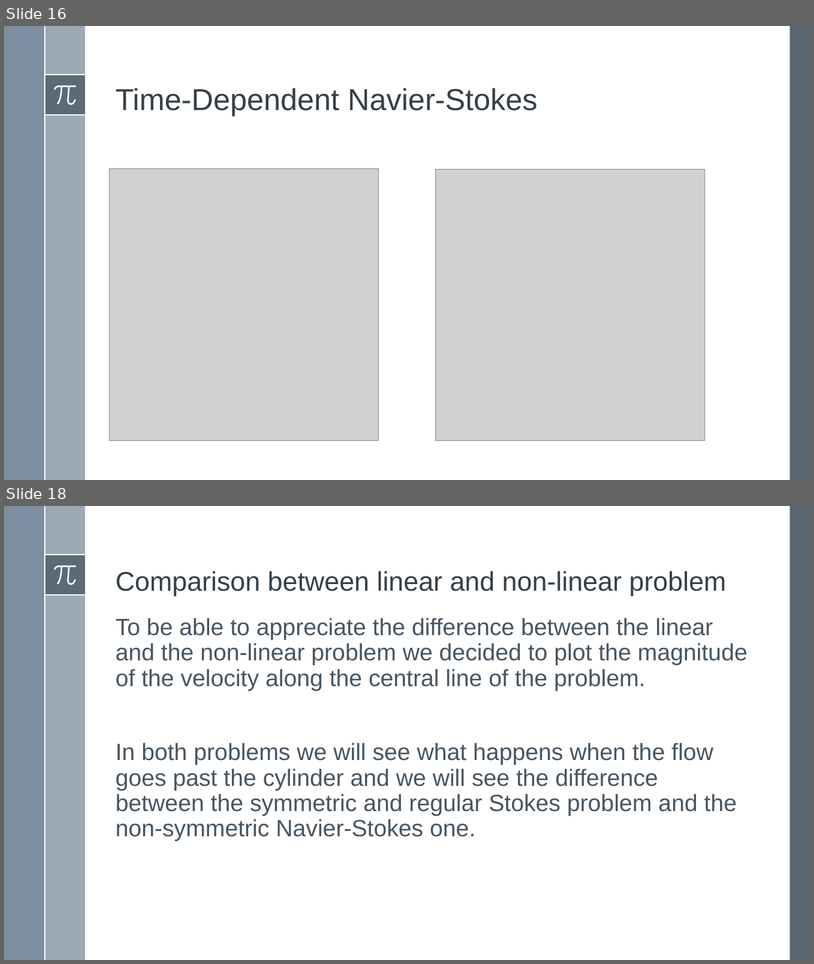
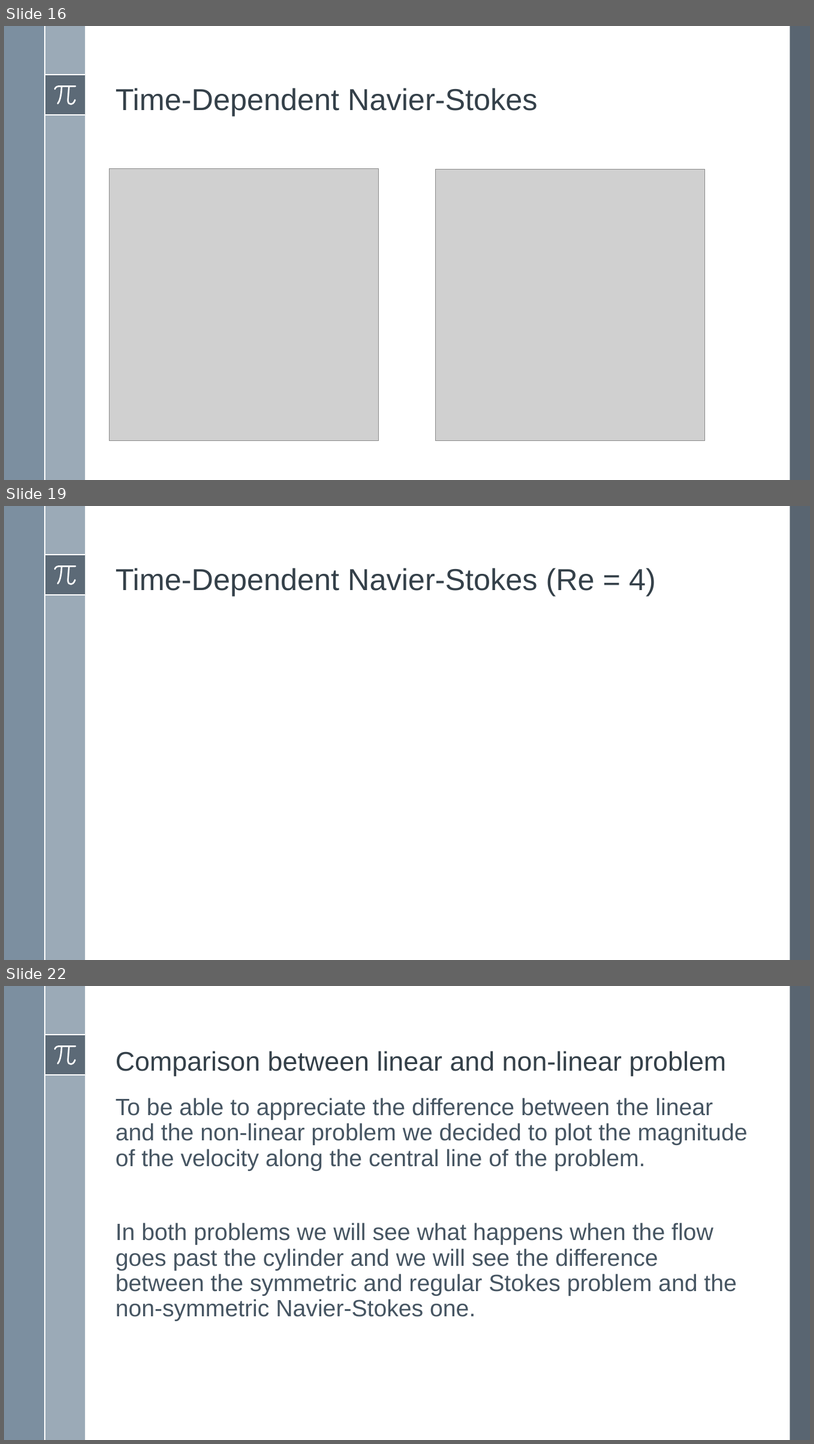
Before and after one commit to simone-fdr/navier-stokes, a slide deck: Presentatione_NMPDE_Navier_Stokes_temp.pptx. Shown one above the other, each under a label of ours: slides 16 and 18 before the commit, slides 16, 19 and 22 after it; the slides between them are not shown. The pictures are 814x964 and 814x1444 pixels, drawn with LibreOffice and Linux fonts; fonts in the diff are those of the drawing; grey boxes stand for pictures. Boxes give left, top, right and bottom in pixels: in the first picture for what was removed or moved away, otherwise in the second. Text is boxed around its words. In the diff, an @@ line names an element or a change of style, - is before the commit and + after.

```diff
--- a/Presentatione_NMPDE_Navier_Stokes_temp.pptx
+++ b/Presentatione_NMPDE_Navier_Stokes_temp.pptx
@@ slide 19 added at (4, 506, 810, 960), background #FFFFFF; not listed: 8 template elements that a slide beside it also shows @@
@@ title added at (116, 568, 656, 596), 36 pt, text #35404A @@
+Time-Dependent Navier-Stokes (Re = 4)
@@ what was slide 18 is now slide 22 @@
```
Also in this commit, not shown: 10 slides changed, 3 other slides added.
